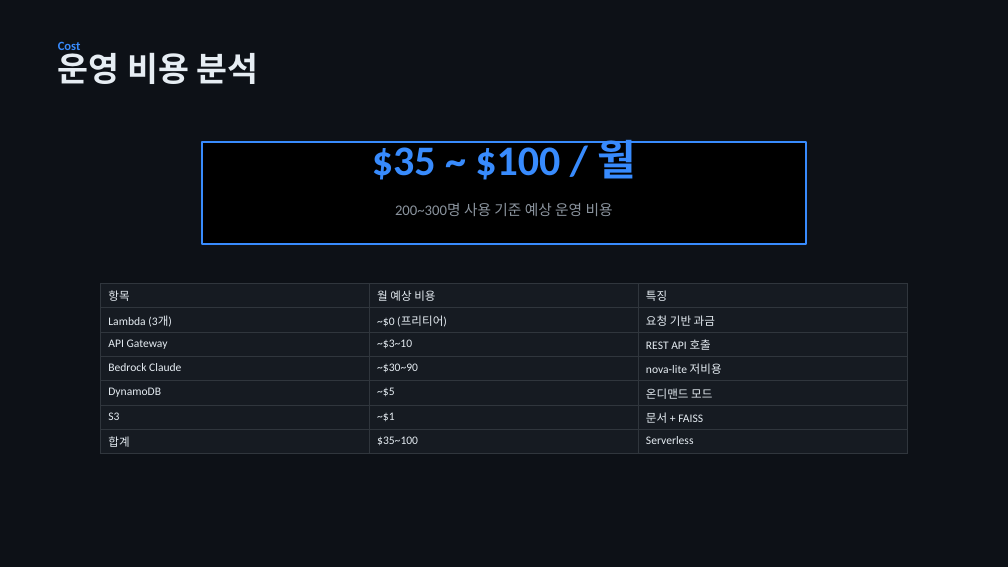
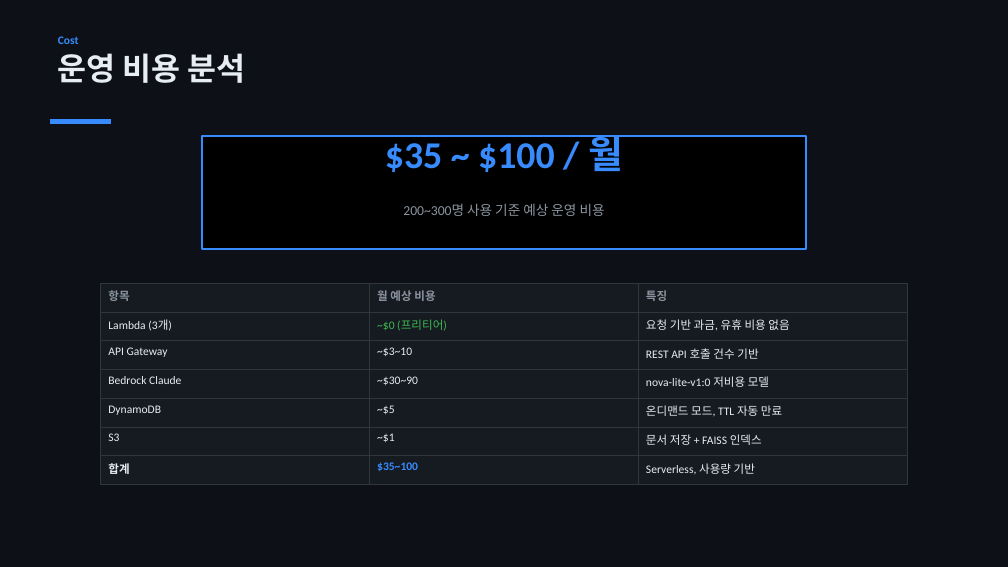
Before and after one commit to gitskur/unikiro, a slide deck: slide 7 of docs/Coupa_AI_Facilitator.pptx (slide 6 before the commit). Drawn at 1008x567 pixels with LibreOffice and Linux fonts; fonts in the diff are those of the drawing. Boxes give left, top, right and bottom in pixels: in the first picture for what was removed or moved away, otherwise in the second. Text is boxed around its words. In the diff, an @@ line names an element or a change of style, - is before the commit and + after.

```diff
--- a/docs/Coupa_AI_Facilitator.pptx
+++ b/docs/Coupa_AI_Facilitator.pptx
@@ text "운영 비용 분석" at (58, 53, 246, 83): size 32 to 30 pt @@
@@ text "Cost" at (58, 36, 79, 44): size 12 to 11 pt @@
@@ rectangle added at (51, 119, 111, 123), fill #388BFD, outline #388BFD 1 pt @@
@@ text "$35 ~ $100 / 월" at (385, 135, 623, 172): size 40 to 36 pt @@
@@ rectangle: place and size @@
-rectangle at (202, 142, 807, 244)
+rectangle at (202, 136, 807, 250)
@@ text "200~300명 사용 기준 예상 운영 ..." at (403, 203, 605, 216): size 14 to 13 pt @@
@@ table at (101, 284, 908, 478) @@
-row 2, column 3: 요청 기반 과금
+row 2, column 3: 요청 기반 과금, 유휴 비용 없음
-row 3, column 3: REST API 호출
+row 3, column 3: REST API 호출 건수 기반
-row 4, column 3: nova-lite 저비용
+row 4, column 3: nova-lite-v1:0 저비용 모델
-row 5, column 3: 온디맨드 모드
+row 5, column 3: 온디맨드 모드, TTL 자동 만료
-row 6, column 3: 문서 + FAISS
+row 6, column 3: 문서 저장 + FAISS 인덱스
-row 7, column 3: Serverless
+row 7, column 3: Serverless, 사용량 기반
@@ text colour #E6EDF3 to #8B949E in "항목", "월 예상 비용", "특징" @@
@@ bold on in "항목", "월 예상 비용", "특징", "합계" and 1 more places @@
@@ text colour #E6EDF3 to #3FB950 in "~$0 (프리티어)" @@
@@ text colour #E6EDF3 to #388BFD in "$35~100" @@
```
Also in this commit, not shown: 6 other slides changed, 2 slides added, 1 other file.
